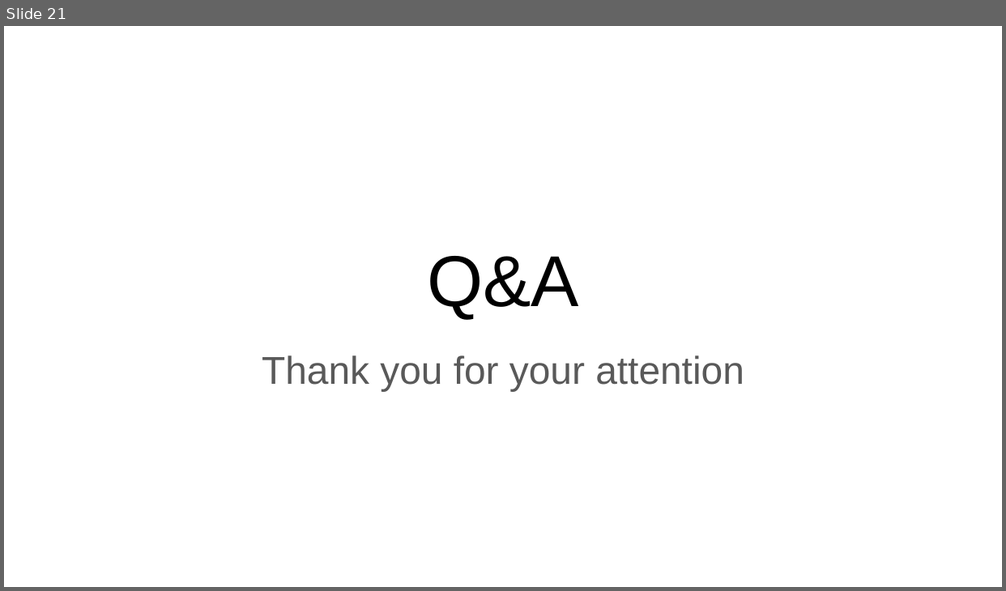
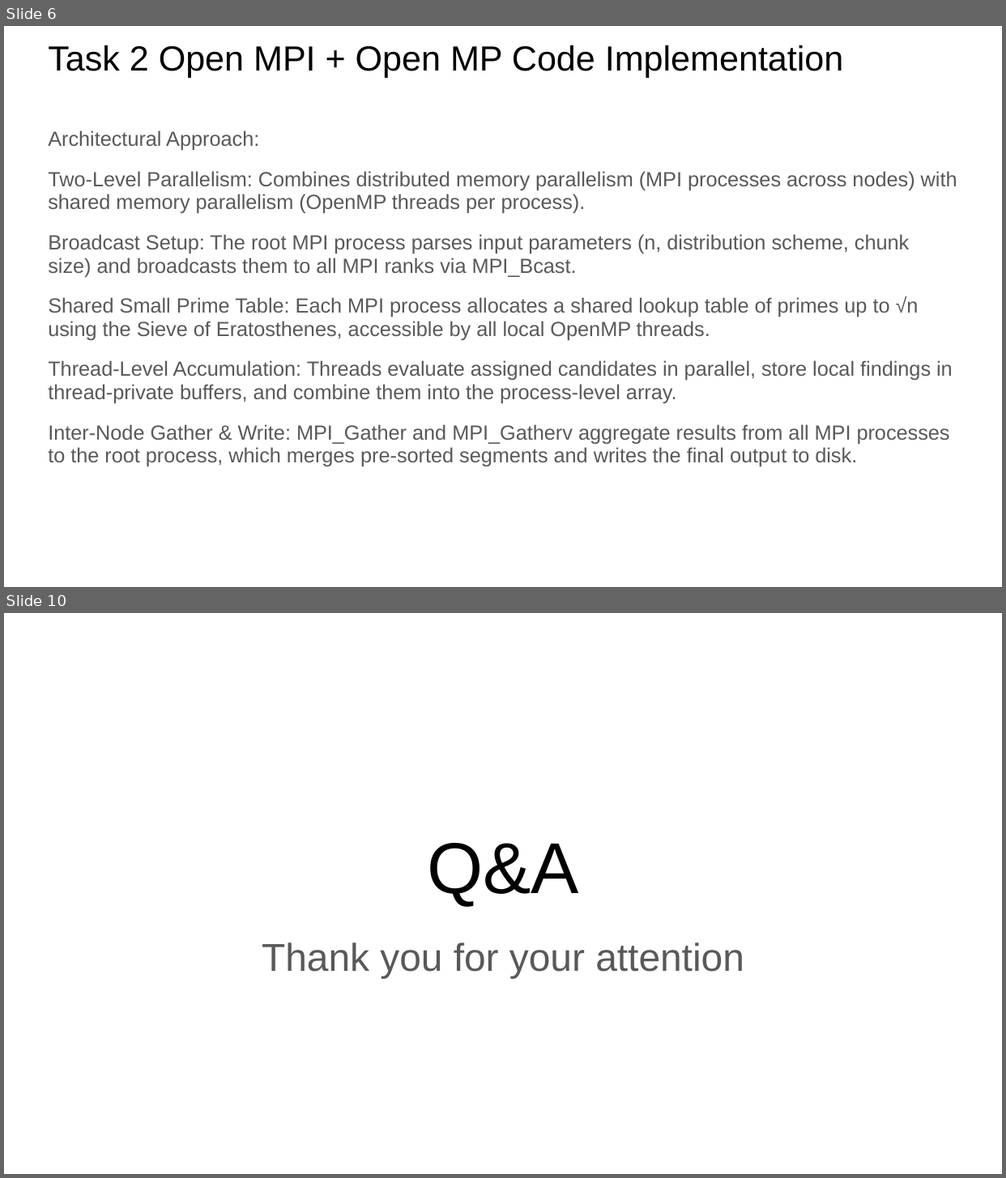
Before and after one commit to loolishen/FIT3143_Lab1, a slide deck: lab_2/FIT3143 Lab 2.pptx. Shown one above the other, each under a label of ours: slide 21 before the commit, slides 6 and 10 after it; the slides between them are not shown. The pictures are 1006x591 and 1006x1178 pixels, drawn with LibreOffice and Linux fonts; fonts in the diff are those of the drawing. Boxes give left, top, right and bottom in pixels: in the first picture for what was removed or moved away, otherwise in the second. Text is boxed around its words. In the diff, an @@ line names an element or a change of style, - is before the commit and + after.

```diff
--- a/lab_2/FIT3143 Lab 2.pptx
+++ b/lab_2/FIT3143 Lab 2.pptx
@@ slide 6 added at (4, 26, 1002, 587), background #FFFFFF @@
@@ title added at (48, 45, 844, 77), 25.2 pt, text #000000 @@
+Task 2 Open MPI + Open MP Code Implementation
@@ text added at (48, 130, 957, 467), 14.8 pt, text #595959 @@
+Architectural Approach:
+Two-Level Parallelism: Combines distributed memory parallelism (MPI processes across nodes) with shared memory parallelism (OpenMP threads per process).
+Broadcast Setup: The root MPI process parses input parameters (n, distribution scheme, chunk size) and broadcasts them to all MPI ranks via MPI_Bcast.
+Shared Small Prime Table: Each MPI process allocates a shared lookup table of primes up to √n using the Sieve of Eratosthenes, accessible by all local OpenMP threads.
+Thread-Level Accumulation: Threads evaluate assigned candidates in parallel, store local findings in thread-private buffers, and combine them into the process-level array.
+Inter-Node Gather & Write: MPI_Gather and MPI_Gatherv aggregate results from all MPI processes to the root process, which merges pre-sorted segments and writes the final output to disk.
@@ what was slide 21 is now slide 10 @@
```
Also in this commit, not shown: 1 slide changed, 7 other slides added, 19 slides removed.
